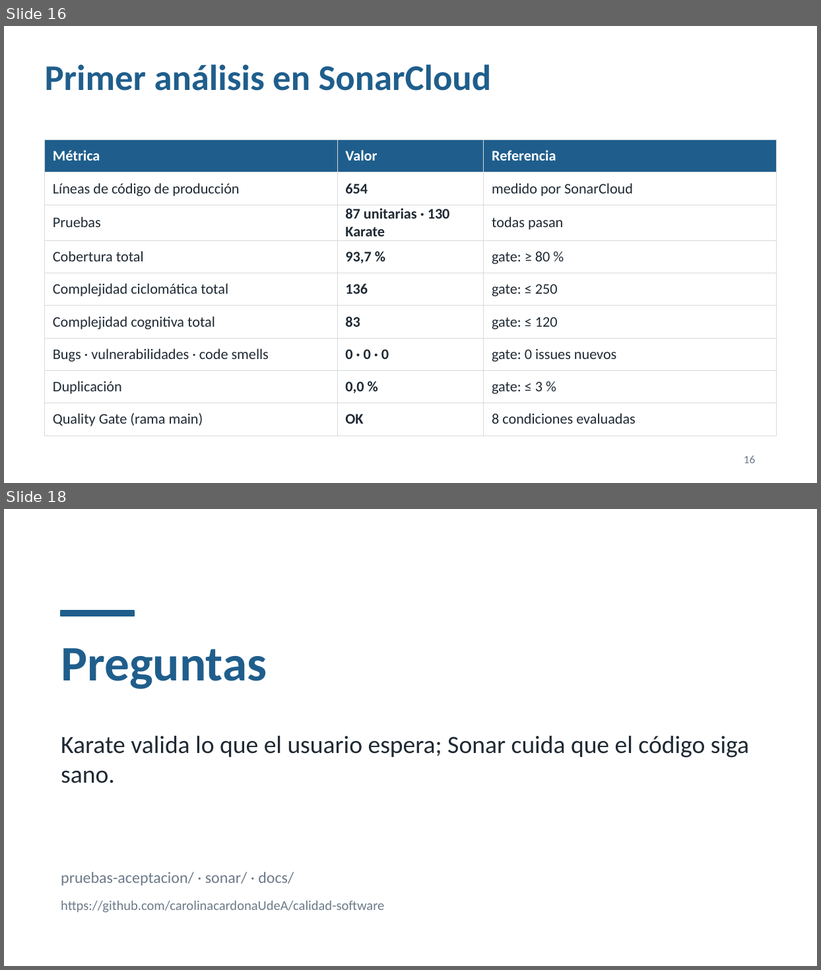
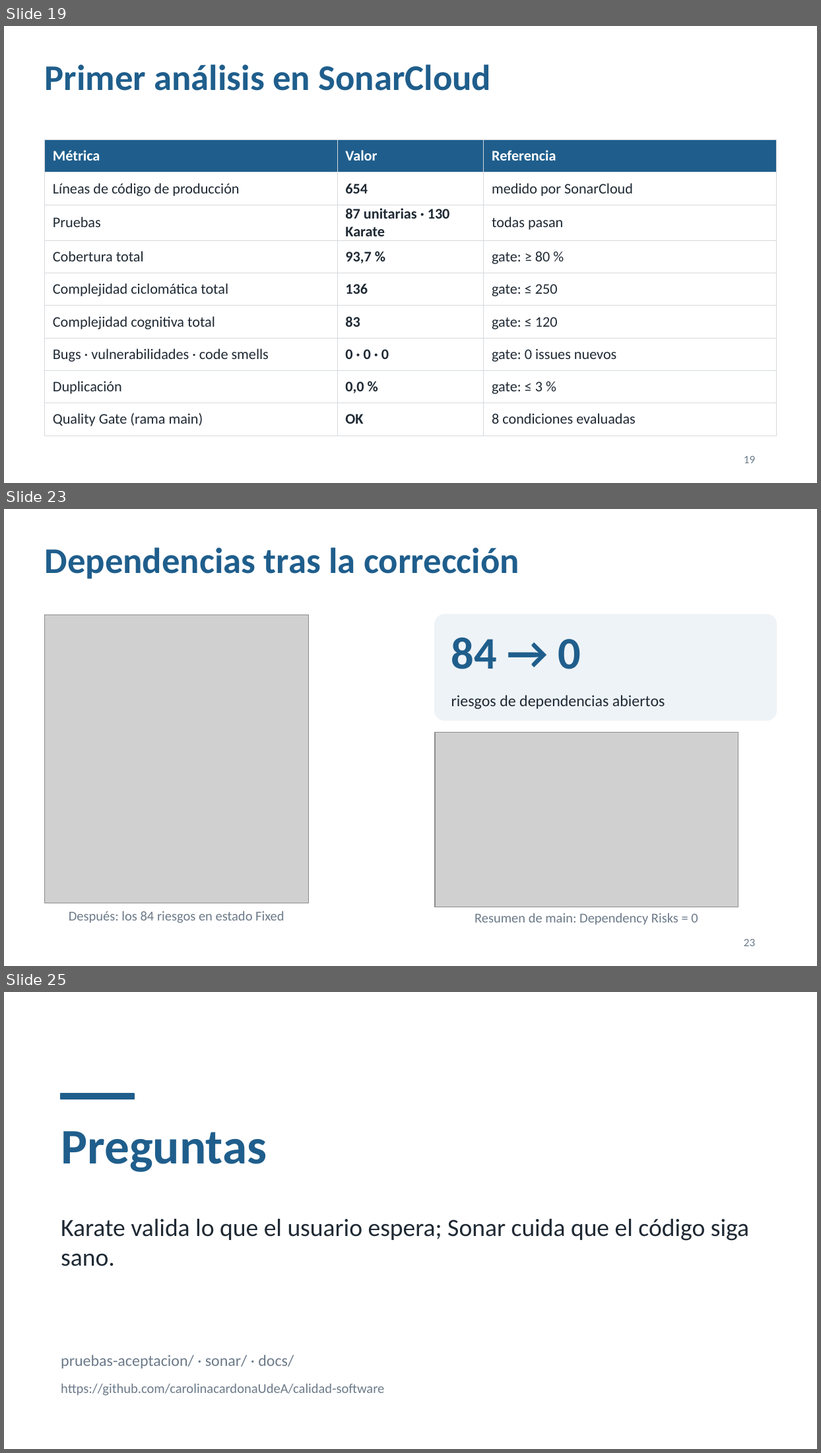
Before and after one commit to carolinacardonaUdeA/calidad-software, a slide deck: docs/Presentacion_Calidad_Calculadora.pptx. Shown one above the other, each under a label of ours: slides 16 and 18 before the commit, slides 19, 23 and 25 after it; the slides between them are not shown. The pictures are 821x970 and 821x1453 pixels, drawn with LibreOffice and Linux fonts; fonts in the diff are those of the drawing; grey boxes stand for pictures. Boxes give left, top, right and bottom in pixels: in the first picture for what was removed or moved away, otherwise in the second. Text is boxed around its words. In the diff, an @@ line names an element or a change of style, - is before the commit and + after.

Commit message:
organizacion sonar main

```diff
--- a/docs/Presentacion_Calidad_Calculadora.pptx
+++ b/docs/Presentacion_Calidad_Calculadora.pptx
@@ slide 23 added at bbox=[4, 509, 817, 966], background #FFFFFF @@
@@ title added at bbox=[45, 547, 519, 579], 32 pt, text #1F5E8C, bold @@
+Dependencias tras la corrección
@@ picture added at bbox=[45, 615, 309, 904] @@
@@ rounded rectangle added at bbox=[435, 615, 776, 720], fill #EEF3F7, outline #EEF3F7 1 pt @@
@@ text added at bbox=[451, 637, 582, 669], 40 pt, text #1F5E8C, bold @@
+84 → 0
@@ text added at bbox=[451, 695, 665, 709], 14 pt, text #1F2933 @@
+riesgos de dependencias abiertos
@@ picture added at bbox=[435, 733, 738, 908] @@
@@ text added at bbox=[69, 912, 284, 923], 12 pt, text #6C7A89 @@
+Después: los 84 riesgos en estado Fixed
@@ text added at bbox=[475, 914, 698, 925], 12 pt, text #6C7A89 @@
+Resumen de main: Dependency Risks = 0
@@ page number added at bbox=[744, 939, 755, 947], 10 pt, text #6C7A89 @@
+23
@@ what was slide 16 is now slide 19 @@
@@ page number at bbox=[744, 456, 755, 464]: text changed @@
-16
+19
@@ what was slide 18 is now slide 25 @@
```
Also in this commit, not shown: 2 slides changed, 6 other slides added, 4 other files.
